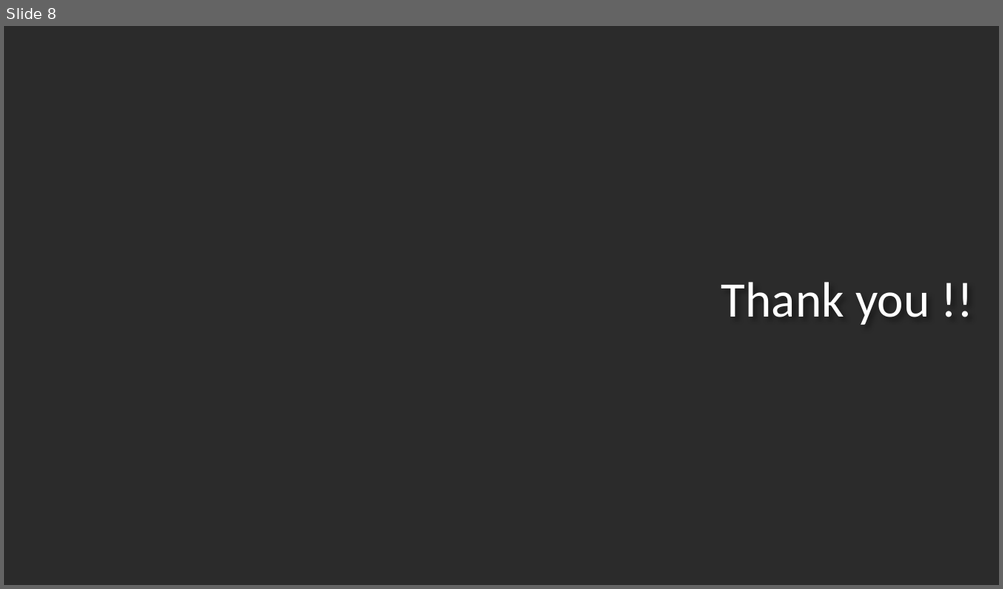
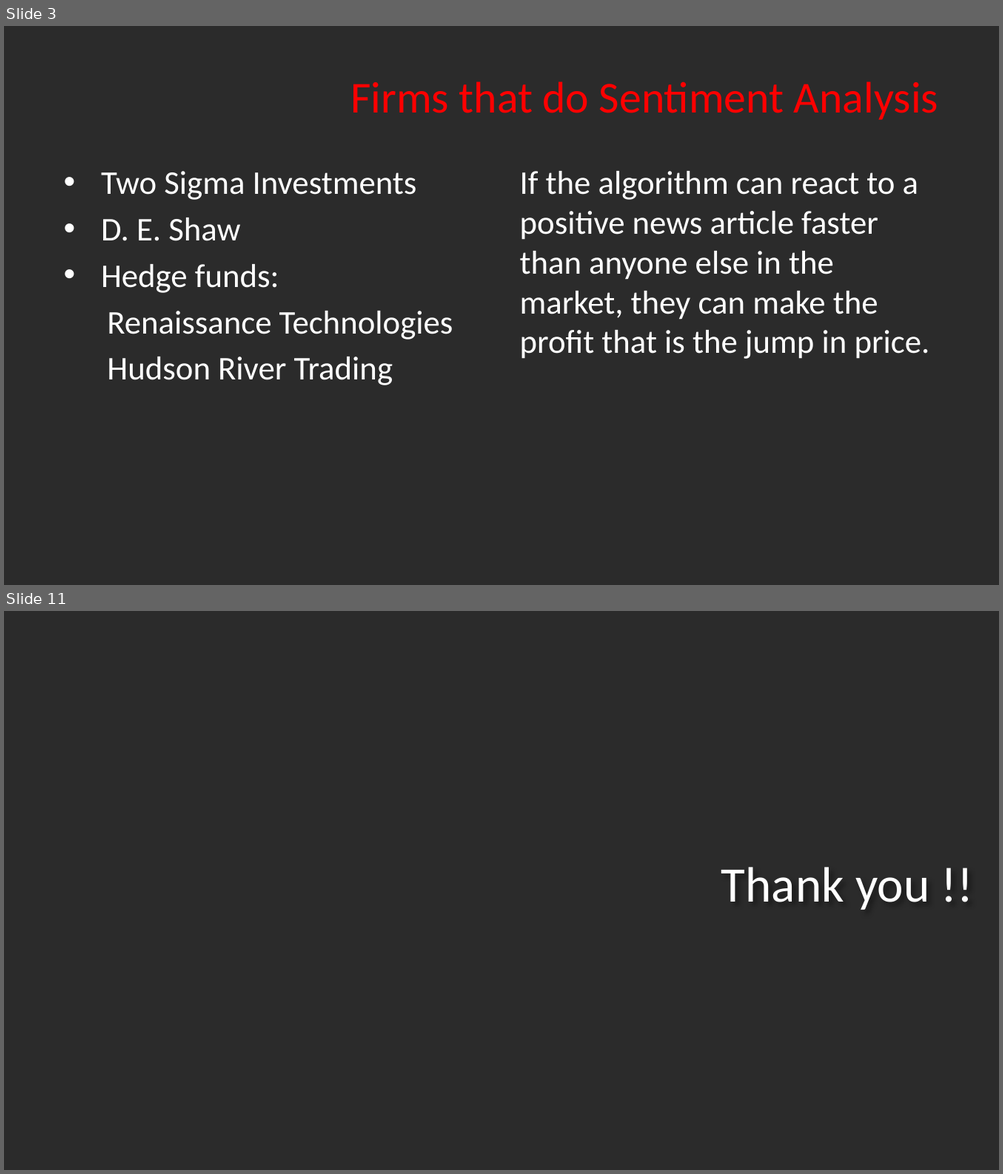
Before and after one commit to arundhathi-patil/ISM-6390-Data-Science-Project, a slide deck: DSP Presentation.pptx. Shown one above the other, each under a label of ours: slide 8 before the commit, slides 3 and 11 after it; the slides between them are not shown. The pictures are 1003x589 and 1003x1174 pixels, drawn with LibreOffice and Linux fonts; fonts in the diff are those of the drawing; background and template pictures are left out; a plain dark background stands for a picture behind light text. Boxes give left, top, right and bottom in pixels: in the first picture for what was removed or moved away, otherwise in the second. Text is boxed around its words. In the diff, an @@ line names an element or a change of style, - is before the commit and + after.

```diff
--- a/DSP Presentation.pptx
+++ b/DSP Presentation.pptx
@@ slide 3 added at <box>4,26,999,585</box>, background picture (left out) @@
@@ title added at <box>350,82,938,120</box>, 32 pt, text #FF0000 @@
+Firms that do Sentiment Analysis
@@ text added at <box>101,171,453,386</box>, 24 pt, text #FFFFFF @@
+• Two Sigma Investments
+• D. E. Shaw
+• Hedge funds:
+  Renaissance Technologies
+  Hudson River Trading
@@ text added at <box>520,171,930,359</box>, 24 pt, text #FFFFFF @@
+If the algorithm can react to a positive news article faster than anyone else in the market, they can make the profit that is the jump in price.
@@ what was slide 8 is now slide 11 @@
```
Also in this commit, not shown: 5 slides changed, 3 other slides added, 1 slide removed.
